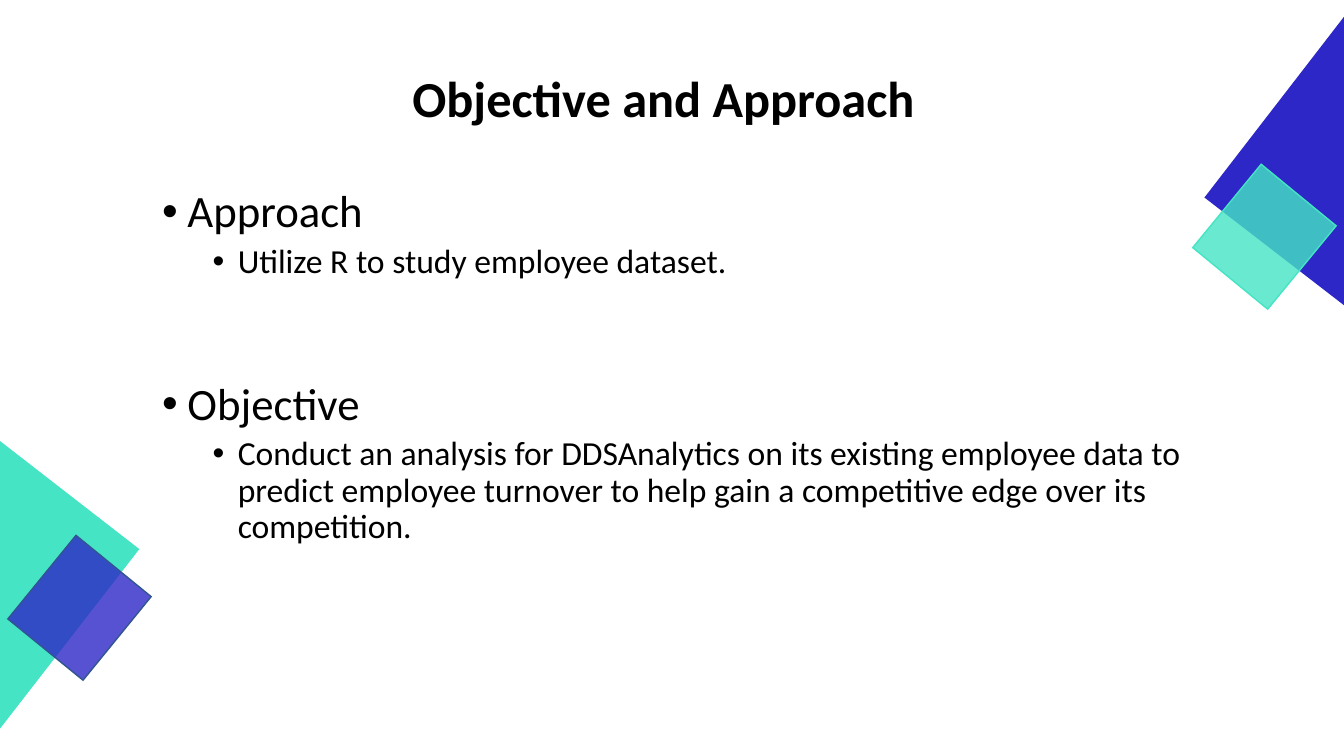
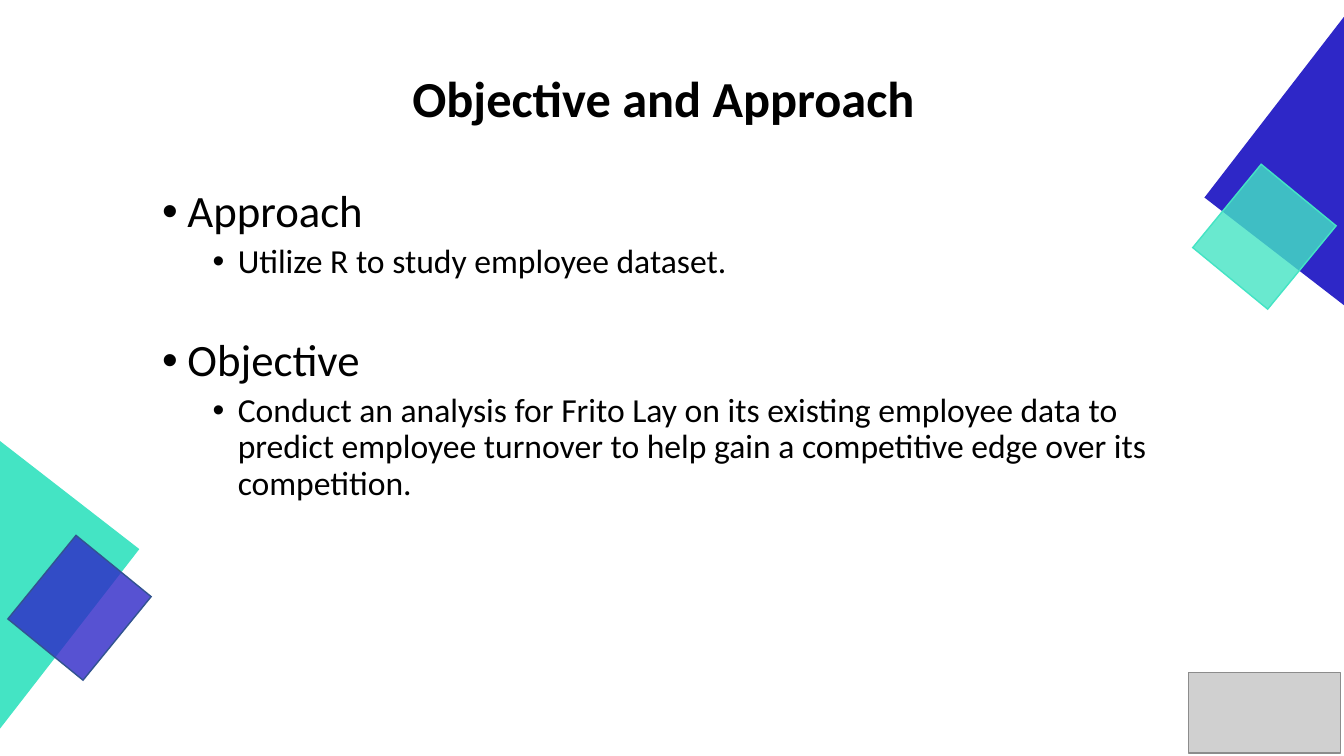
Before and after one commit to GraduateSchoolWork/CaseStudy2_DDS, a slide deck: slide 2 of DDS_Project_2_Presentation.pptx. Drawn at 1344x756 pixels with LibreOffice and Linux fonts; fonts in the diff are those of the drawing; grey boxes stand for pictures. Boxes give left, top, right and bottom in pixels: in the first picture for what was removed or moved away, otherwise in the second. Text is boxed around its words. In the diff, an @@ line names an element or a change of style, - is before the commit and + after.

```diff
--- a/DDS_Project_2_Presentation.pptx
+++ b/DDS_Project_2_Presentation.pptx
@@ text at (238, 398, 1146, 501): text changed @@
-  • Conduct an analysis for DDSAnalytics on its existing employee data to predict employee turnover to help gain a competitive edge over its competition.
+  • Conduct an analysis for Frito Lay on its existing employee data to predict employee turnover to help gain a competitive edge over its competition.
@@ picture added at (1189, 674, 1341, 753) @@
```
Also in this commit, not shown: 21 other slides changed.
